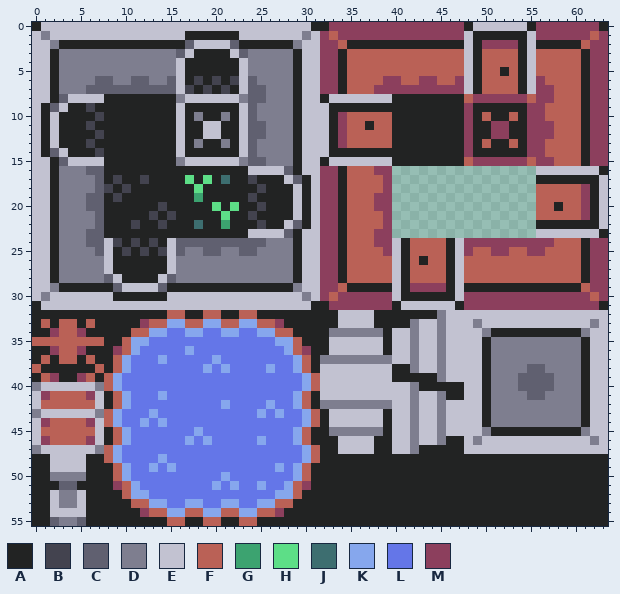
Pixel-art sprite: assets/sprites/tileset.png. Above: the version before the commit.
The file is 64x56 pixels.
Palette (. is transparent): A #222323  B #43434f  C #606070  D #7e7e8f  E #c2c2d1  F #ba6156  G #3ca370  H #5dde87  J #3d6e70  K #86a7ed  L #6476e8  M #8c3f5d
Pixels before (only the part around the change), first column x 26:
44 LLLLKFAEEEEEEAEEDEEDEEEEADDDDDDDDDDAEE
45 LLLKFAADDDDDDAEEDEEDEEEEDAAAAAAAAAADEE
46 LLLKFAAAEEEEAAEEDEEDAAEDEEEEEEEEEEEEDE
47 LLLLKFAAEEEEAAEEDAAAAAEEEEEEEEEEEEEEEE
48 LLLLKFAAAAAAAAAAAAAAAAAAAAAAAAAAAAAAAA
49 LKLKFAAAAAAAAAAAAAAAAAAAAAAAAAAAAAAAAA
50 LLLKFAAAAAAAAAAAAAAAAAAAAAAAAAAAAAAAAA
51 LLKFMAAAAAAAAAAAAAAAAAAAAAAAAAAAAAAAAA
52 LKKFAAAAAAAAAAAAAAAAAAAAAAAAAAAAAAAAAA
53 KFFAAAAAAAAAAAAAAAAAAAAAAAAAAAAAAAAAAA
54 FMAAAAAAAAAAAAAAAAAAAAAAAAAAAAAAAAAAAA
55 AAAAAAAAAAAAAAAAAAAAAAAAAAAAAAAAAAAAAA
After:
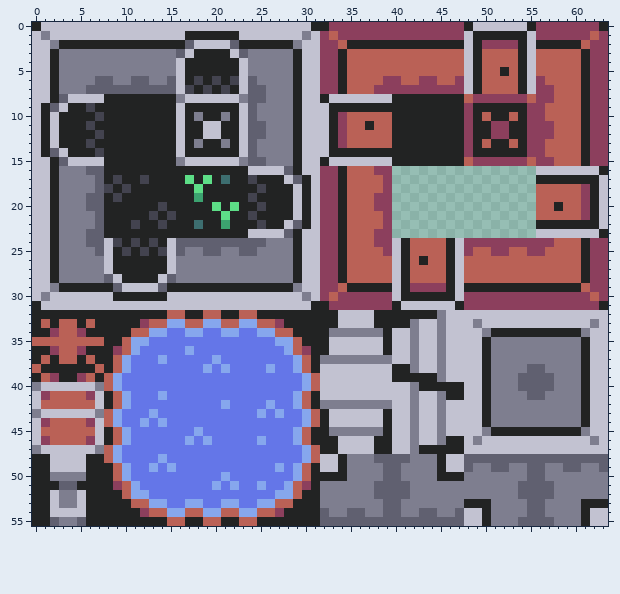
Difference:
Changed rows in their new state; - is an unchanged pixel.
first column x 32:
48 EE-DDDCCCCDDD-EECCCCCCCCCCCCCCCC
49 EE-DDDDCCDDDD-EECDDCCDDCCDDCCDDC
50 ---DDDDCCDDDD---DDDDDDDCCDDDDDDD
51 DDDDDDCCCCDDDDDDDDDDDDCCCCDDDDDD
52 DDDDDDCCCCDDDDDDDDDDDDCCCCDDDDDD
53 DDDDDDDCCDDDDDDD---DDDDCCDDDD---
54 CDDCCDDCCDDCCDDCEE-DDDDCCDDDD-EE
55 CCCCCCCCCCCCCCCCEE-DDDCCCCDDD-EE
Where, in picture pixels (left, top, right, bottom), the same in both pictures:
changed: (320, 454, 608, 526)
